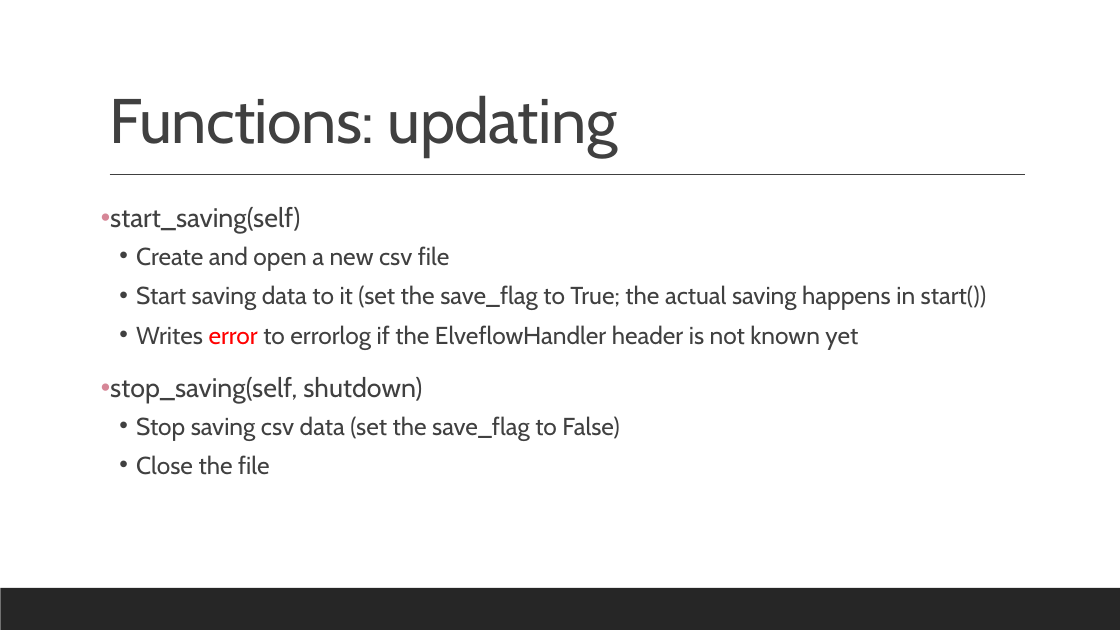
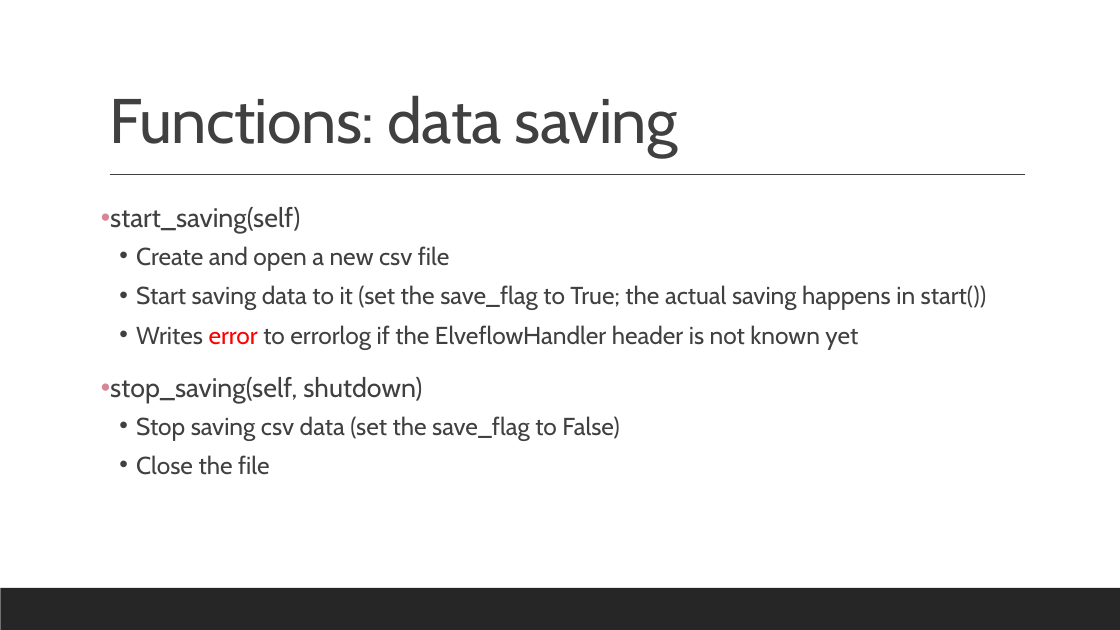
Before and after one commit to mathmauney/SAXSControl, a slide deck: slide 23 of Documentation.pptx (slide 22 before the commit). Drawn at 1120x630 pixels with LibreOffice and Linux fonts; fonts in the diff are those of the drawing. Boxes give left, top, right and bottom in pixels: in the first picture for what was removed or moved away, otherwise in the second. Text is boxed around its words. In the diff, an @@ line names an element or a change of style, - is before the commit and + after.

```diff
--- a/Documentation.pptx
+++ b/Documentation.pptx
@@ title at (109, 95, 678, 157): text changed @@
-Functions: updating
+Functions: data saving
```
Also in this commit, not shown: 2 other slides changed, 11 slides added, 1 other file.
